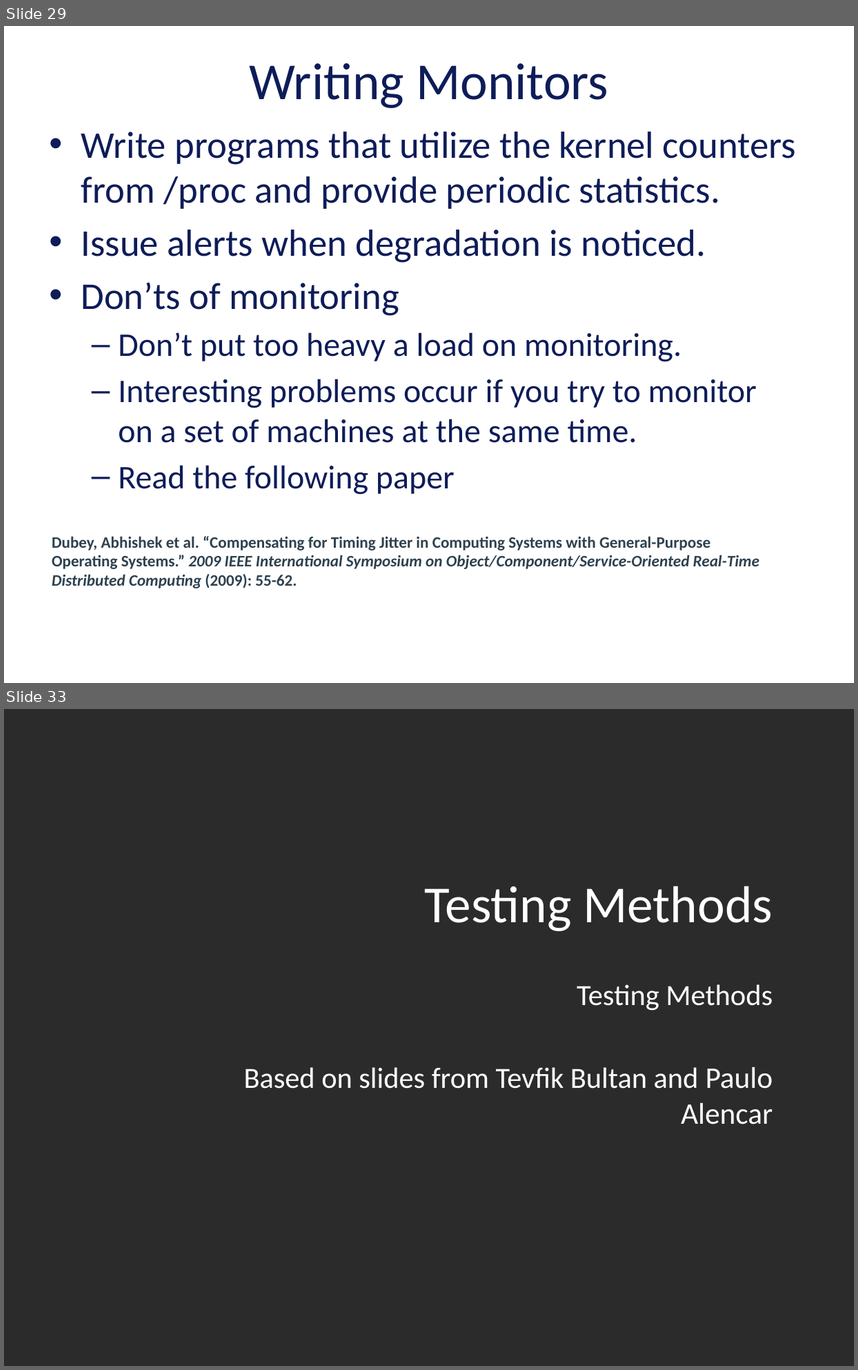
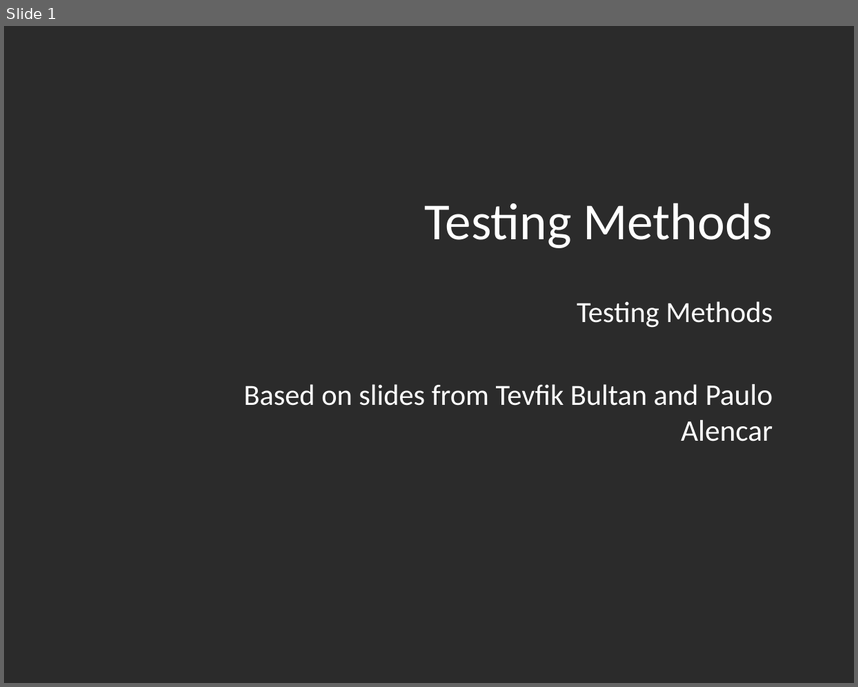
Before and after one commit to vu-resilient-distributed-systems/lectures-fall-2019, a slide deck: Module-4-Finding-Failures/04_01-testing.pptx. Shown one above the other, each under a label of ours: slides 29 and 33 before the commit, slide 1 after it; the slides between them are not shown. The pictures are 858x1370 and 858x687 pixels, drawn with LibreOffice and Linux fonts; fonts in the diff are those of the drawing; background and template pictures are left out; a plain dark background stands for a picture behind light text. Boxes give left, top, right and bottom in pixels: in the first picture for what was removed or moved away, otherwise in the second. Text is boxed around its words. In the diff, an @@ line names an element or a change of style, - is before the commit and + after.

Commit message:
slides

```diff
--- a/Module-4-Finding-Failures/04_01-testing.pptx
+++ b/Module-4-Finding-Failures/04_01-testing.pptx
@@ slide 29 removed at <box>4,26,854,683</box>, background picture (left out) @@
@@ title removed at <box>249,63,608,108</box> @@
-Writing Monitors
@@ text removed at <box>81,132,796,495</box> @@
-• Write programs that utilize the kernel counters from /proc and provide periodic statistics.
-• Issue alerts when degradation is noticed.
-• Don’ts of monitoring
-  – Don’t put too heavy a load on monitoring.
-  – Interesting problems occur if you try to monitor on a set of machines at the same time.
-  – Read the following paper
@@ text removed at <box>52,536,760,588</box> @@
-Dubey, Abhishek et al. “Compensating for Timing Jitter in Computing Systems with General-Purpose Operating Systems.” 2009 IEEE International Symposium on Object/Component/Service-Oriented Real-Time Distributed Computing (2009): 55-62.
@@ what was slide 33 is now slide 1 @@
```
Also in this commit, not shown: 31 other slides removed, 1 other file.
